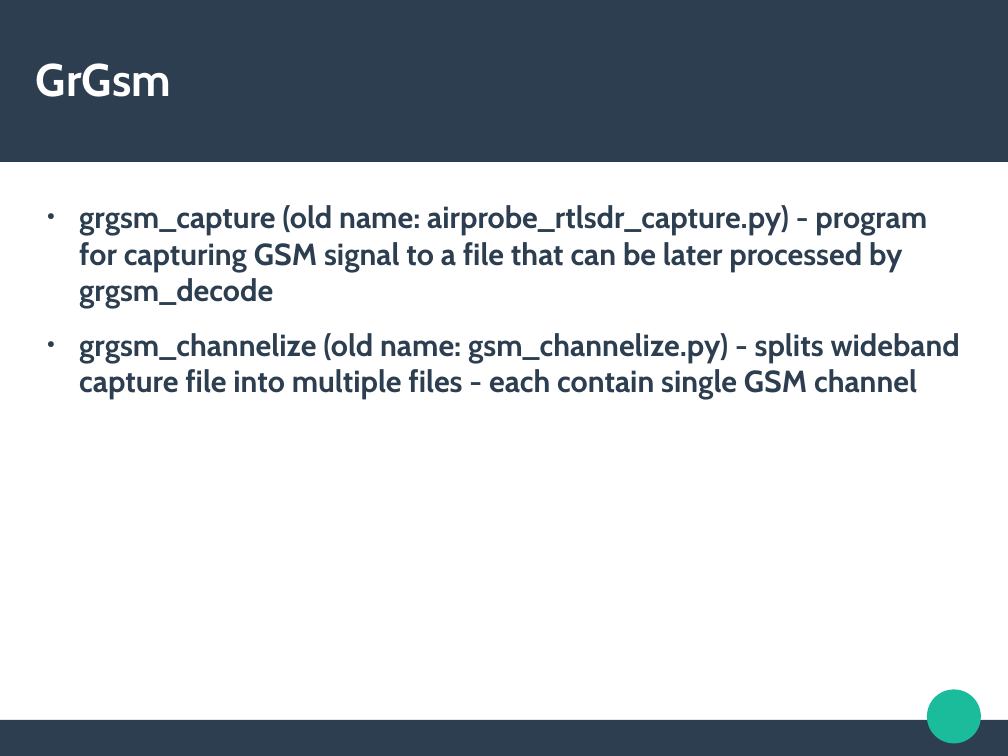
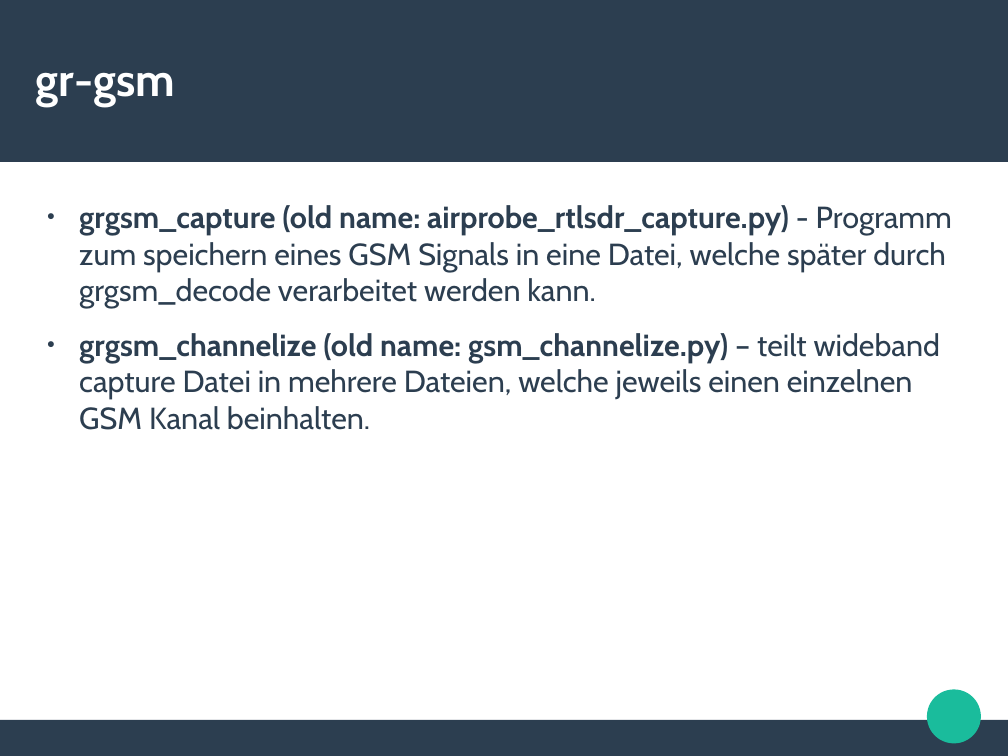
Before and after one commit to ookk2011/GrGsm-Gui, a slide deck: slide 15 of Präsentation_Projektarbeit.odp (slide 16 before the commit). Drawn at 1008x756 pixels with LibreOffice and Linux fonts; fonts in the diff are those of the drawing. Boxes give left, top, right and bottom in pixels: in the first picture for what was removed or moved away, otherwise in the second. Text is boxed around its words. In the diff, an @@ line names an element or a change of style, - is before the commit and + after.

```diff
--- a/Präsentation_Projektarbeit.odp
+++ b/Präsentation_Projektarbeit.odp
@@ title at [36,72,175,107]: text changed @@
-GrGsm
+gr-gsm
@@ text at [79,205,952,430]: text changed; bold off @@
-● grgsm_capture (old name: airprobe_rtlsdr_capture.py) - program for capturing GSM signal to a file that can be later processed by grgsm_decode
-● grgsm_channelize (old name: gsm_channelize.py) - splits wideband capture file into multiple files - each contain single GSM channel
+● grgsm_capture (old name: airprobe_rtlsdr_capture.py) - Programm zum speichern eines GSM Signals in eine Datei, welche später durch grgsm_decode verarbeitet werden kann.
+● grgsm_channelize (old name: gsm_channelize.py) – teilt wideband capture Datei in mehrere Dateien, welche jeweils einen einzelnen GSM Kanal beinhalten.
```
Also in this commit, not shown: 6 other slides changed, 3 slides added, 1 slide removed.
